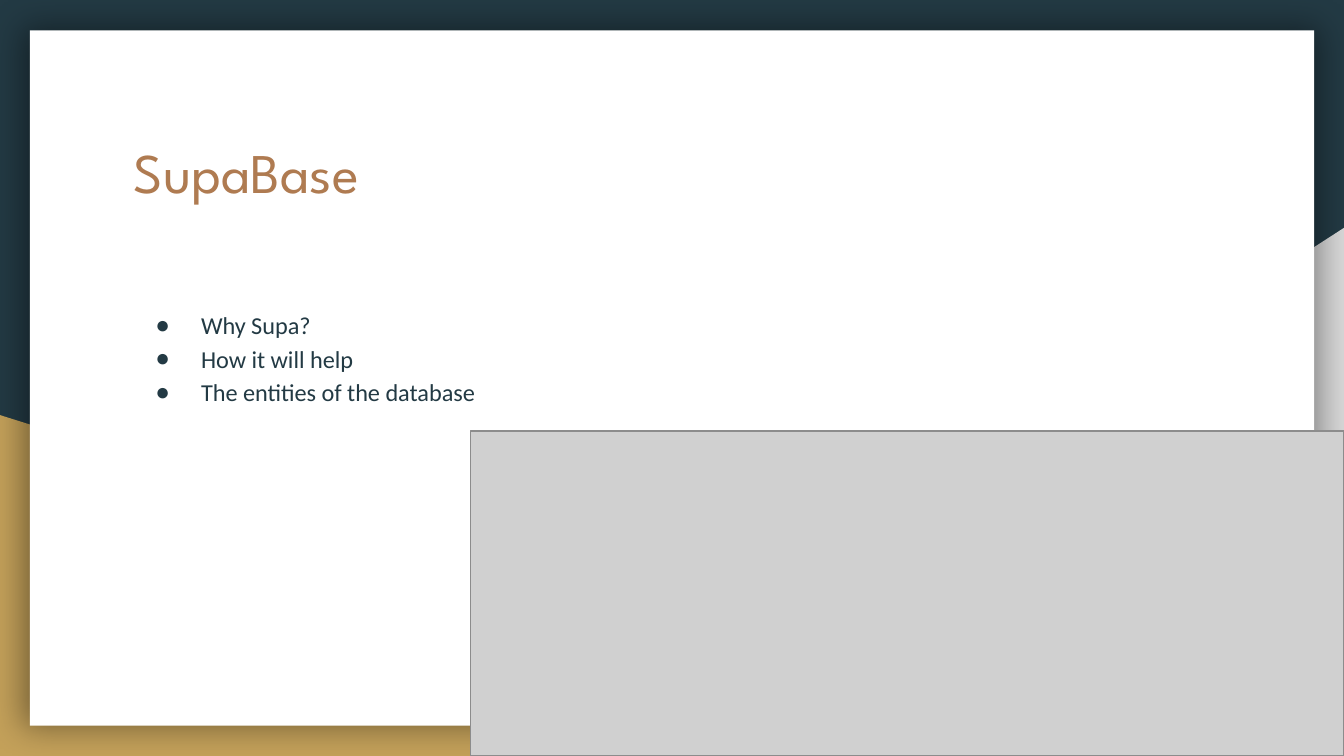
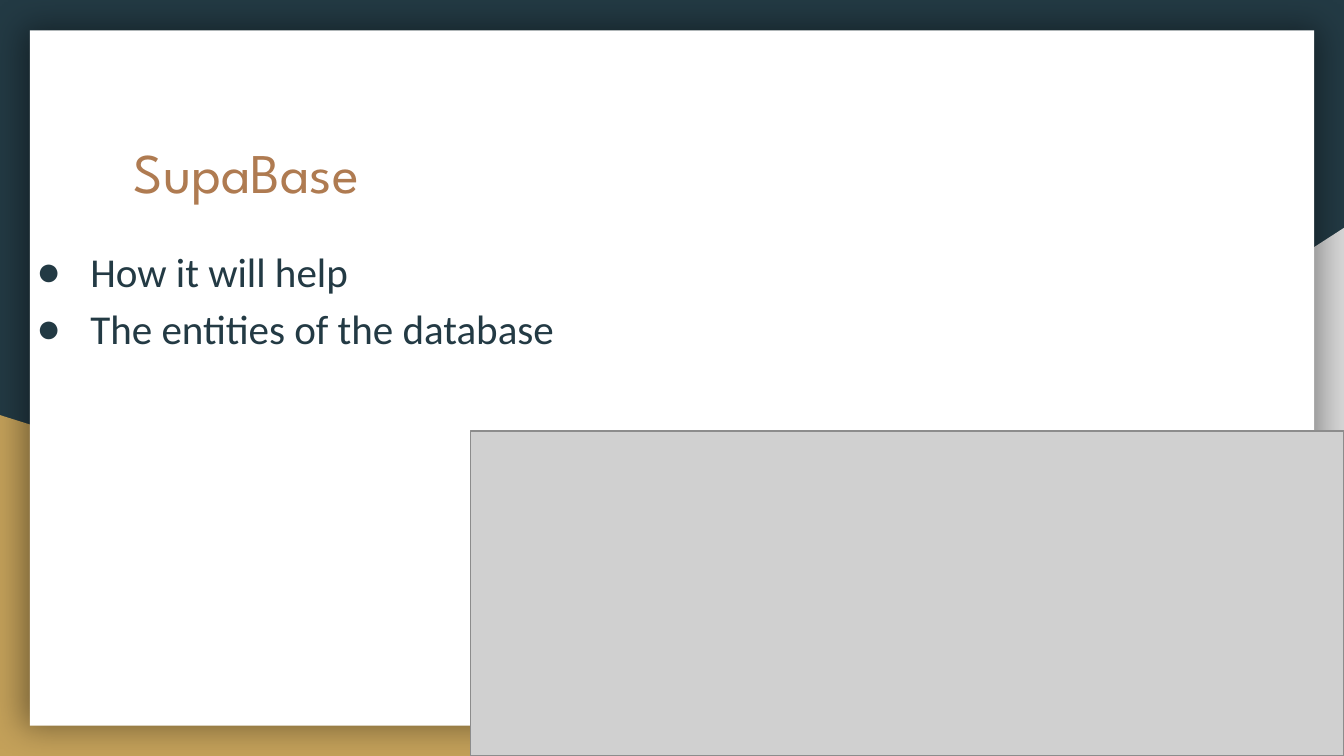
Before and after one commit to DustinWZook/Atlas-Itinerary, a slide deck: slide 10 of Documents/Project Design/Project Design.pptx. Drawn at 1344x756 pixels with LibreOffice and Linux fonts; fonts in the diff are those of the drawing; grey boxes stand for pictures. Boxes give left, top, right and bottom in pixels: in the first picture for what was removed or moved away, otherwise in the second. Text is boxed around its words. In the diff, an @@ line names an element or a change of style, - is before the commit and + after.

```diff
--- a/Documents/Project Design/Project Design.pptx
+++ b/Documents/Project Design/Project Design.pptx
@@ text "How it will help" moved from (x1=201, y1=317, x2=475, y2=401) to (x1=90, y1=258, x2=554, y2=345) @@
@@ text "How it will help" at (x1=90, y1=258, x2=554, y2=345): size 13 to 22 pt; indent changed @@
@@ text at (x1=201, y1=317, x2=310, y2=338): paragraph removed @@
-● Why Supa?
```
Also in this commit, not shown: 5 other slides changed, 2 slides added.
